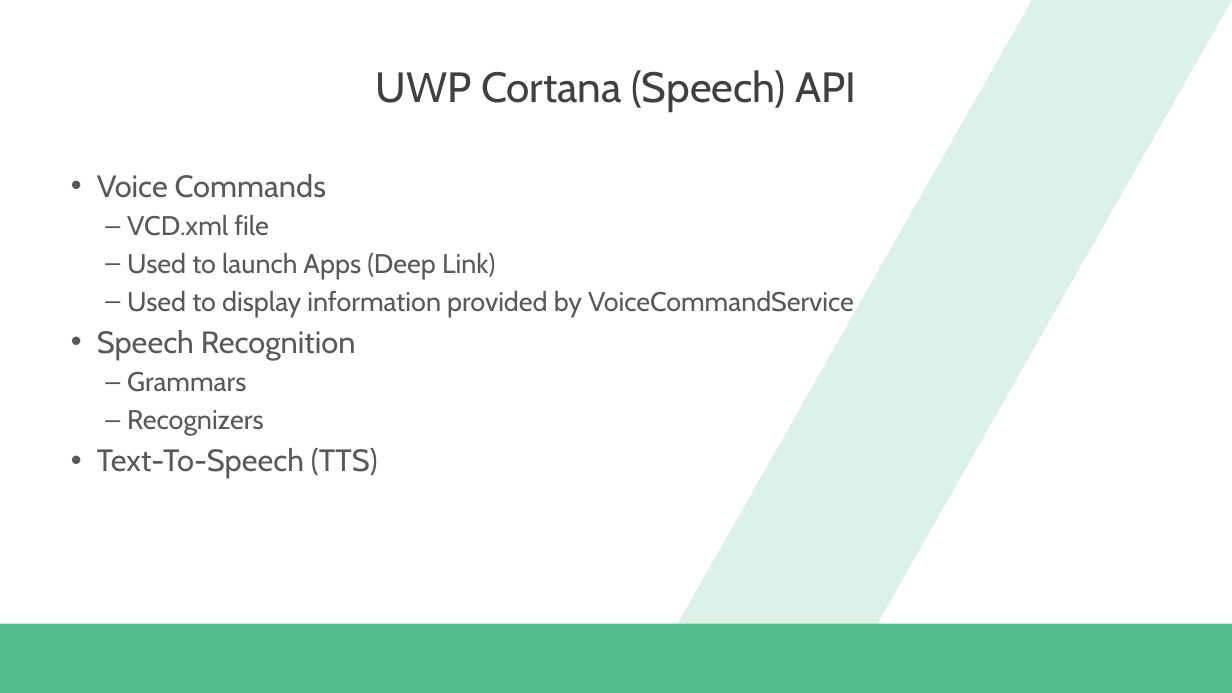
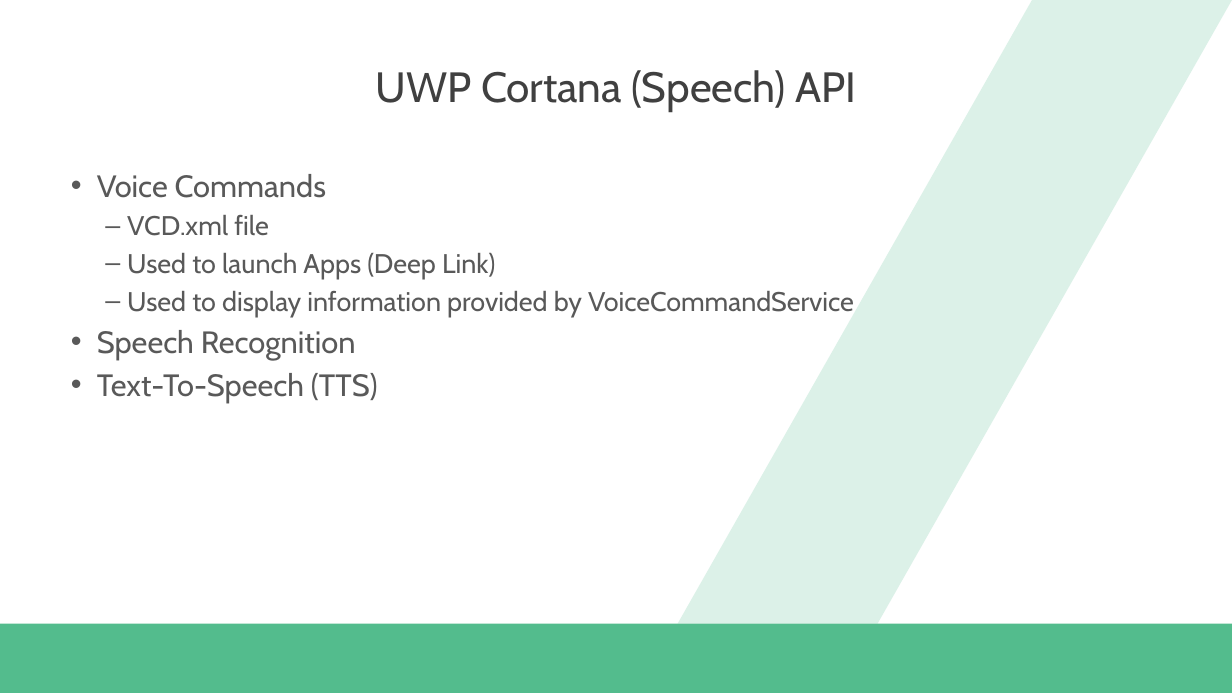
Before and after one commit to dannydwarren/Cortana-Location-UWP, a slide deck: slide 8 of Hey Cortana, Where Am I.pptx (slide 3 before the commit). Drawn at 1232x693 pixels with LibreOffice and Linux fonts; fonts in the diff are those of the drawing; background and template pictures are left out. Boxes give left, top, right and bottom in pixels: in the first picture for what was removed or moved away, otherwise in the second. Text is boxed around its words. In the diff, an @@ line names an element or a change of style, - is before the commit and + after.

```diff
--- a/Hey Cortana, Where Am I.pptx
+++ b/Hey Cortana, Where Am I.pptx
@@ text at [127, 372, 264, 436]: paragraphs removed @@
-  – Grammars
-  – Recognizers
```
Also in this commit, not shown: 1 other slide changed, 2 slides added.
